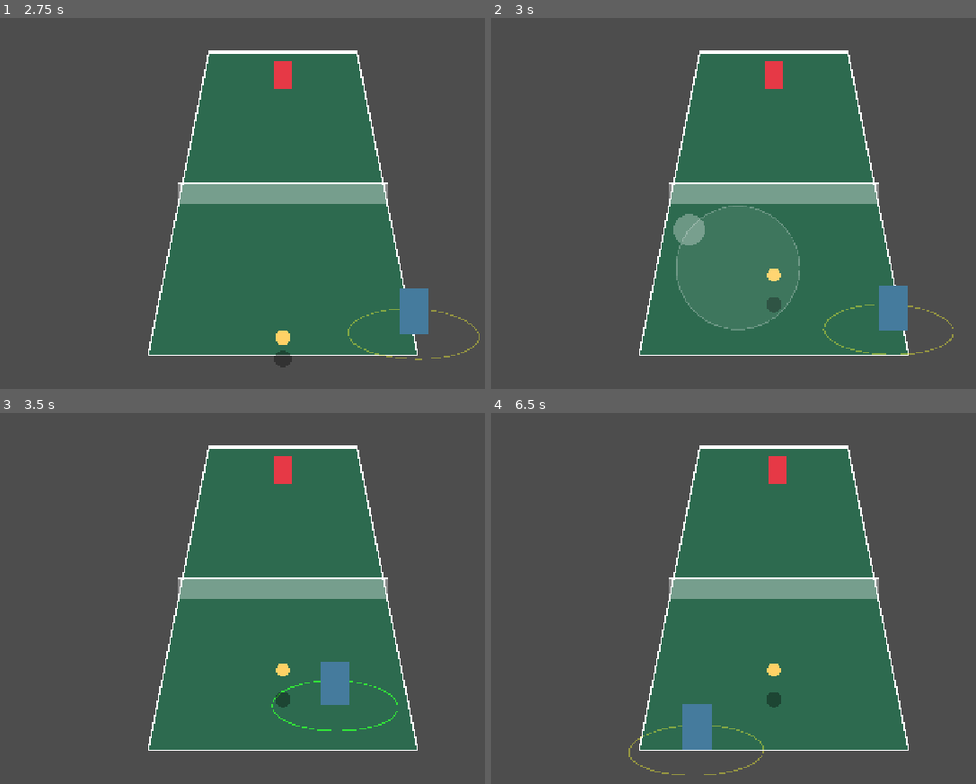
Above: before the commit, frames 1-4 (two rows, left to right).
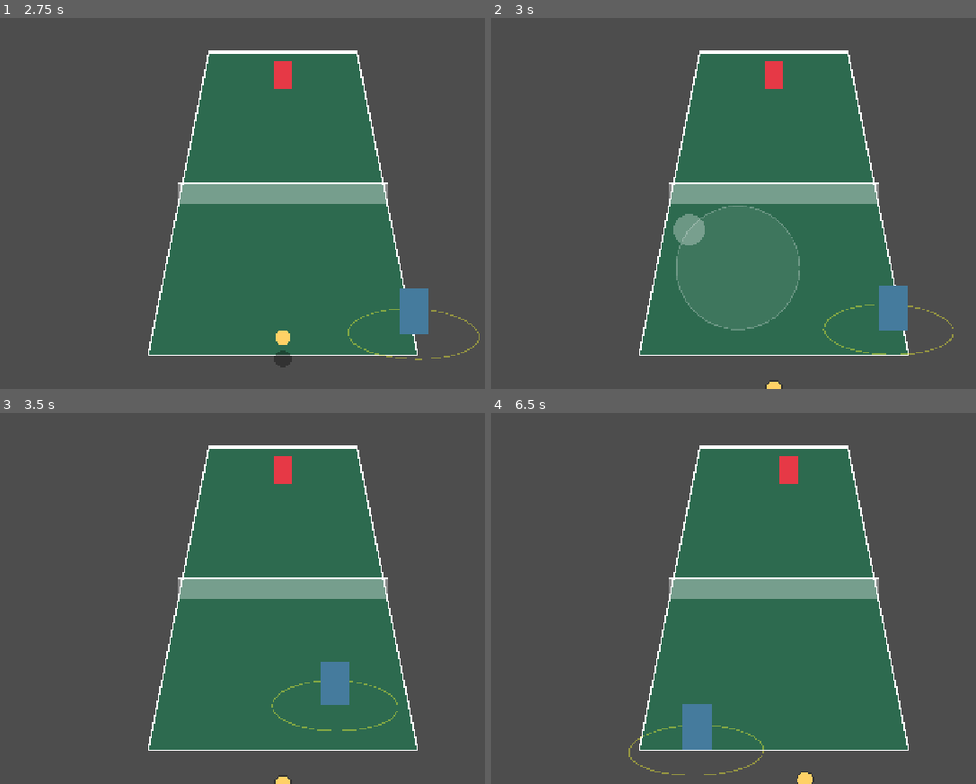
Above: after the commit, the same moments.

Repository: slamcoderpt/TennisGame
Game: Godot game, scene res://src/view/match.tscn
The game is run twice, just before and just after one commit, with the same random seed, the same clock (stepped at 60 frames per second) and the same inputs.
Inputs (mouse positions are in pixels of both pictures, inside the frame that each line leads up to):
- Up to frame 1 (2.75 s): tap Enter (ui_accept) at 0.5, 0.77 s; move the mouse to (441, 166) at 0.52 s; hold Right (ui_right) 0.53-1.25 s; click (441, 166) at 0.67 s; drag from (140, 207) to (247, 266) at 1.27 s; move the mouse to (354, 99) at 2.02 s; hold Right (ui_right) from 2.03 s (still down)
- Up to frame 2 (3 s): release Right (ui_right) at 2.75 s; drag from (738, 266) to (558, 125) at 2.77 s
- Up to frame 3 (3.5 s): no input
- Up to frame 4 (6.5 s): move the mouse to (outside the picture) at 3.52 s; hold Left (ui_left) 3.53-4.25 s; tap Enter (ui_accept) at 3.77 s; drag from (558, 520) to (665, 479) at 4.27 s; move the mouse to (811, 583) at 5.02 s; hold Down (ui_down) 5.03-5.75 s; click (811, 583) at 5.17 s; drag from (665, 479) to (631, 602) at 5.77 s

Frame 1 is identical in both runs. In frame 2, 0.3% of the frame differs, in the area x 56-61%, y 67-100%; in frame 3, 0.4%; in frame 4, 0.6%, in the area x 56-67%, y 11-100%.

Commit message:
feat: point judgment, serve flow with faults, and post-point pause
Co-Authored-By: Claude Opus 4.8 <noreply@anthropic.com>

Diff:
--- a/src/sim/court_sim.gd
+++ b/src/sim/court_sim.gd
@@ -2,12 +2,13 @@
 
 const BallState := preload("res://src/sim/ball_state.gd")
 const PlayerState := preload("res://src/sim/player_state.gd")
+const MatchScore := preload("res://src/sim/match_score.gd")
 
 const TICK := 1.0 / 60.0
 const HALF_WIDTH := 4.0
 const HALF_LENGTH := 12.0
 const OUT_MARGIN := 4.0
-const NET_HEIGHT := 1.0        # visual only in milestone 1
+const NET_HEIGHT := 1.0
 const GRAVITY := 22.0
 const RESTITUTION := 0.75
 const MAX_BOUNCES := 4
@@ -19,11 +20,19 @@
 const SHOT_LAUNCH := 7.0
 const AIM_MAX_X := HALF_WIDTH - 1.0
 const TARGET_DEPTH := HALF_LENGTH - 3.0
-const SERVE_POS := Vector2(0.0, -8.0)
+const SERVE_DEPTH := 8.0
 const SERVE_HEIGHT := 1.2
+const POINT_PAUSE_TICKS := 45   # short freeze after a point so the result reads
 
 var ball := BallState.new()
 var players := [PlayerState.new(), PlayerState.new()]
+var score := MatchScore.new()
+var server := 0                 # player index serving the current game
+var serve_faults := 0
+var is_serve := false           # true from the serve hit until its first legal bounce
+var last_hitter := -1           # -1 = nobody has hit since the last reset
+var pause_ticks := 0
+var last_event := ""            # transient HUD message ("FAULT", "OUT!", ...)
 
 func _init() -> void:
 	players[0].side = -1
@@ -32,31 +41,42 @@
 	players[1].pos = Vector2(0.0, 9.0)
 	for p in players:
 		p.prev_pos = p.pos
-	reset_ball()
+	reset_for_serve()
 
-func reset_ball() -> void:
-	ball.pos = SERVE_POS
-	ball.prev_pos = SERVE_POS
+func reset_for_serve() -> void:
+	ball.pos = Vector2(0.0, SERVE_DEPTH * float(players[server].side))
+	ball.prev_pos = ball.pos
 	ball.height = SERVE_HEIGHT
 	ball.prev_height = SERVE_HEIGHT
 	ball.vel = Vector2.ZERO
 	ball.v_height = 0.0
 	ball.bounce_count = 0
 	ball.in_play = false
+	last_hitter = -1
+	is_serve = false
+	for p in players:
+		p.hit_buffer = 0
 
 func tick(inputs: Array) -> void:
+	if score.match_winner != -1:
+		return
 	ball.prev_pos = ball.pos
 	ball.prev_height = ball.height
 	for i in 2:
 		players[i].prev_pos = players[i].pos
 		_move_player(players[i], inputs[i])
+	if pause_ticks > 0:
+		pause_ticks -= 1
+		if pause_ticks == 0:
+			reset_for_serve()
+		return
 	_update_ball()
 	for i in 2:
 		if inputs[i].hit_pressed:
 			players[i].hit_buffer = HIT_BUFFER_TICKS
 		if players[i].hit_buffer > 0:
 			players[i].hit_buffer -= 1
-			if _try_hit(players[i], inputs[i]):
+			if _try_hit(i, inputs[i]):
 				players[i].hit_buffer = 0
 
 func _move_player(p, input) -> void:
@@ -80,17 +100,70 @@
 		ball.height = 0.0
 		ball.v_height = -ball.v_height * RESTITUTION
 		ball.bounce_count += 1
+		_judge_bounce()
 	var out_x := absf(ball.pos.x) > HALF_WIDTH + OUT_MARGIN
 	var out_y := absf(ball.pos.y) > HALF_LENGTH + OUT_MARGIN
-	if out_x or out_y or ball.bounce_count >= MAX_BOUNCES:
-		reset_ball()
+	if ball.in_play and (out_x or out_y or ball.bounce_count >= MAX_BOUNCES):
+		_ball_flew_out()
 
-func _try_hit(p, input) -> bool:
+func _judge_bounce() -> void:
+	if last_hitter == -1:
+		return
+	if ball.bounce_count == 1:
+		var in_bounds: bool = absf(ball.pos.x) <= HALF_WIDTH and absf(ball.pos.y) <= HALF_LENGTH
+		var on_opponent_side: bool = signf(ball.pos.y) == -float(players[last_hitter].side)
+		if in_bounds and on_opponent_side:
+			is_serve = false
+			return
+		if is_serve:
+			_serve_fault()
+		else:
+			_end_point(1 - last_hitter, "OUT!")
+	elif ball.bounce_count >= 2:
+		_end_point(last_hitter, "")
+
+func _ball_flew_out() -> void:
+	if last_hitter == -1:
+		reset_for_serve()
+	elif is_serve:
+		_serve_fault()
+	else:
+		_end_point(1 - last_hitter, "OUT!")
+
+func _serve_fault() -> void:
+	serve_faults += 1
+	if serve_faults >= 2:
+		_end_point(1 - server, "DOUBLE FAULT")
+	else:
+		last_event = "FAULT"
+		pause_ticks = POINT_PAUSE_TICKS
+		_freeze_ball()
+
+func _end_point(winner: int, event: String) -> void:
+	var games_before: int = score.games[0] + score.games[1]
+	score.point_won_by(winner)
+	if score.games[0] + score.games[1] > games_before:
+		server = 1 - server
+	serve_faults = 0
+	last_event = event
+	pause_ticks = POINT_PAUSE_TICKS
+	_freeze_ball()
+
+func _freeze_ball() -> void:
+	ball.vel = Vector2.ZERO
+	ball.v_height = 0.0
+	ball.in_play = false
+
+func _try_hit(i: int, input) -> bool:
+	var p = players[i]
+	if ball.in_play and is_serve:
+		return false               # the serve must bounce before it can be returned
 	var incoming: bool = not ball.in_play or signf(ball.vel.y) == float(p.side)
 	if not incoming:
 		return false
 	if ball.pos.distance_to(p.pos) > REACH or ball.height > MAX_HIT_HEIGHT:
 		return false
+	var serving: bool = not ball.in_play
 	var aim_x := clampf(input.move.x, -1.0, 1.0) * AIM_MAX_X
 	var target := Vector2(aim_x, -p.side * TARGET_DEPTH)
 	ball.vel = (target - ball.pos).normalized() * SHOT_SPEED
@@ -98,4 +171,8 @@
 	ball.height = maxf(ball.height, 0.3)
 	ball.bounce_count = 0
 	ball.in_play = true
+	last_hitter = i
+	if serving:
+		is_serve = true
+		last_event = ""
 	return true
--- a/tests/run_tests.gd
+++ b/tests/run_tests.gd
@@ -6,6 +6,7 @@
 	"res://tests/test_projection.gd",
 	"res://tests/test_ai.gd",
 	"res://tests/test_score.gd",
+	"res://tests/test_rules.gd",
 ]
 
 func _init() -> void:
--- /dev/null
+++ b/tests/test_rules.gd
@@ -0,0 +1,98 @@
+extends "res://tests/test_base.gd"
+
+const CourtSim := preload("res://src/sim/court_sim.gd")
+const InputFrame := preload("res://src/sim/input_frame.gd")
+
+func _idle() -> Array:
+	return [InputFrame.new(), InputFrame.new()]
+
+func _tick_n(sim, n: int) -> void:
+	for i in n:
+		sim.tick(_idle())
+
+func _rally_ball(sim, pos: Vector2, vel: Vector2, height: float, v_height := 0.0) -> void:
+	# put the sim into a mid-rally state as if player 0 just hit the ball
+	sim.last_hitter = 0
+	sim.is_serve = false
+	sim.ball.in_play = true
+	sim.ball.pos = pos
+	sim.ball.vel = vel
+	sim.ball.height = height
+	sim.ball.v_height = v_height
+
+func test_double_bounce_wins_point() -> void:
+	var sim := CourtSim.new()
+	_rally_ball(sim, Vector2(0, 5), Vector2(0, 2), 1.0)
+	_tick_n(sim, 90)
+	check(sim.score.points[0] == 1, "double bounce on receiver side must score for the hitter")
+
+func test_bounce_out_loses_point() -> void:
+	var sim := CourtSim.new()
+	_rally_ball(sim, Vector2(0, 5), Vector2(16, 4), 1.0)
+	_tick_n(sim, 60)
+	check(sim.score.points[1] == 1, "landing out must score for the opponent")
+
+func test_receiver_must_let_serve_bounce() -> void:
+	var sim := CourtSim.new()
+	sim.players[1].pos = Vector2(0.0, 3.5)
+	var frames := _idle()
+	frames[0].hit_pressed = true
+	frames[1].hit_pressed = true
+	sim.tick(frames)
+	check(sim.is_serve, "player 0 should have served")
+	var pressing := _idle()
+	pressing[1].hit_pressed = true
+	for i in 200:
+		sim.tick(pressing)
+		if not sim.is_serve:
+			break
+		check(sim.ball.vel.y > 0.0, "serve must not be returnable before it bounces")
+
+func test_serve_fault_gives_second_serve() -> void:
+	var sim := CourtSim.new()
+	var frames := _idle()
+	frames[0].hit_pressed = true
+	sim.tick(frames)
+	# force the serve to land on the server's own side -> fault
+	sim.ball.pos = Vector2(0, -4)
+	sim.ball.vel = Vector2.ZERO
+	sim.ball.height = 0.5
+	sim.ball.v_height = 0.0
+	_tick_n(sim, 30)
+	check(sim.serve_faults == 1, "own-side landing on the serve must be a fault")
+	check(sim.score.points[0] == 0 and sim.score.points[1] == 0, "a first fault must not score")
+	_tick_n(sim, CourtSim.POINT_PAUSE_TICKS + 2)
+	check(not sim.ball.in_play and sim.ball.pos.y < 0.0, "ball must re-hover on the server side for the second serve")
+
+func test_double_fault_scores_for_receiver() -> void:
+	var sim := CourtSim.new()
+	for attempt in 2:
+		var frames := _idle()
+		frames[0].hit_pressed = true
+		sim.tick(frames)
+		sim.ball.pos = Vector2(0, -4)
+		sim.ball.vel = Vector2.ZERO
+		sim.ball.height = 0.5
+		sim.ball.v_height = 0.0
+		_tick_n(sim, 30 + CourtSim.POINT_PAUSE_TICKS)
+	check(sim.score.points[1] == 1, "double fault must score for the receiver")
+	check(sim.serve_faults == 0, "faults must reset after the point")
+
+func test_server_alternates_each_game() -> void:
+	var sim := CourtSim.new()
+	for i in 4:
+		sim._end_point(0, "")
+	check(sim.server == 1, "server must alternate after a game ends")
+	_tick_n(sim, CourtSim.POINT_PAUSE_TICKS + 2)
+	check(sim.ball.pos.y > 0.0, "ball must hover on the new server's side")
+
+func test_match_over_freezes_sim() -> void:
+	var sim := CourtSim.new()
+	for i in 12:
+		sim._end_point(0, "")
+	check(sim.score.match_winner == 0, "12 straight points must win the match")
+	var frames := _idle()
+	frames[0].move = Vector2(1, 0)
+	var before: Vector2 = sim.players[0].pos
+	sim.tick(frames)
+	check(sim.players[0].pos == before, "sim must freeze after the match ends")
